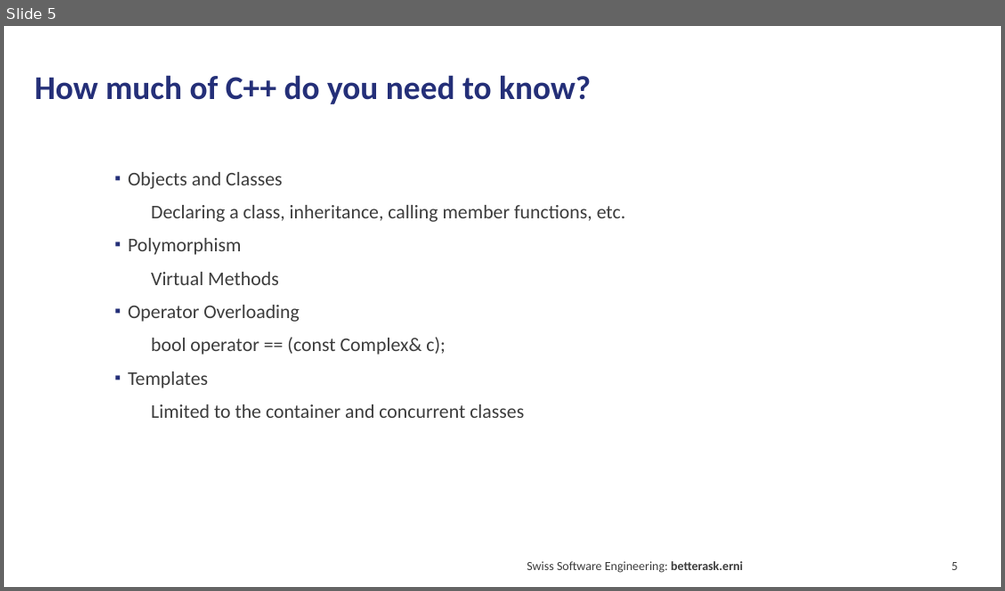
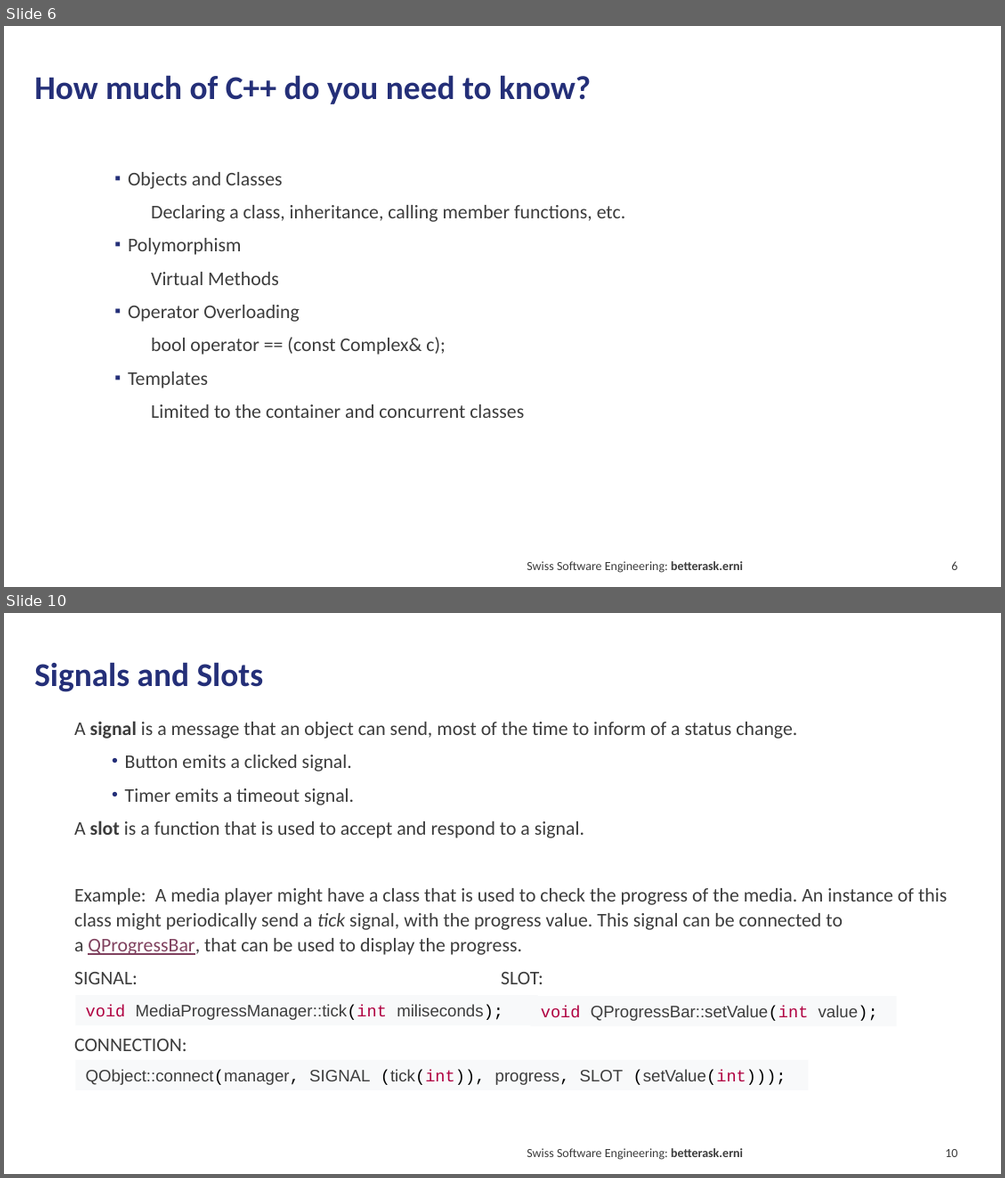
Before and after one commit to hebercosfer/qt_intro_demo, a slide deck: Qt Introduction.pptx. Shown one above the other, each under a label of ours: slide 5 before the commit, slides 6 and 10 after it; the slides between them are not shown. The pictures are 1005x591 and 1005x1178 pixels, drawn with LibreOffice and Linux fonts; fonts in the diff are those of the drawing. Boxes give left, top, right and bottom in pixels: in the first picture for what was removed or moved away, otherwise in the second. Text is boxed around its words. In the diff, an @@ line names an element or a change of style, - is before the commit and + after.

```diff
--- a/Qt Introduction.pptx
+++ b/Qt Introduction.pptx
@@ slide 10 added at [4, 613, 1001, 1174], background #FFFFFF @@
@@ title added at [34, 662, 264, 692], 24 pt, text #242F78, bold @@
+Signals and Slots
@@ text added at [74, 721, 947, 1051], 14 pt, text #3C3C3C @@
+  A signal is a message that an object can send, most of the time to inform of a status change.
+    • Button emits a clicked signal.
+    • Timer emits a timeout signal.
+  A slot is a function that is used to accept and respond to a signal.
+  Example: A media player might have a class that is used to check the progress of the media. An instance of this class might periodically send a tick signal, with the progress value. This signal can be connected to a QProgressBar, that can be used to display the progress.
+  SIGNAL: SLOT:
+  CONNECTION:
@@ rectangle added at [76, 995, 538, 1025], fill #F8F9FA, 12 pt, text #3C3C3C @@
+void MediaProgressManager::tick(int miliseconds);
@@ rectangle added at [530, 996, 896, 1026], fill #F8F9FA, 12 pt, text #3C3C3C @@
+void QProgressBar::setValue(int value);
@@ rectangle added at [76, 1060, 809, 1089], fill #F8F9FA, 12 pt, text #3C3C3C @@
+QObject::connect(manager, SIGNAL (tick(int)), progress, SLOT (setValue(int)));
@@ text added at [526, 1148, 743, 1159], 9 pt, text #3C3C3C @@
+Swiss Software Engineering: betterask.erni
@@ page number added at [945, 1149, 957, 1157], 9 pt, text #3C3C3C @@
+10
@@ what was slide 5 is now slide 6 @@
```
Also in this commit, not shown: 5 slides changed, 5 other slides added, 4 slides removed, 7 other files.
